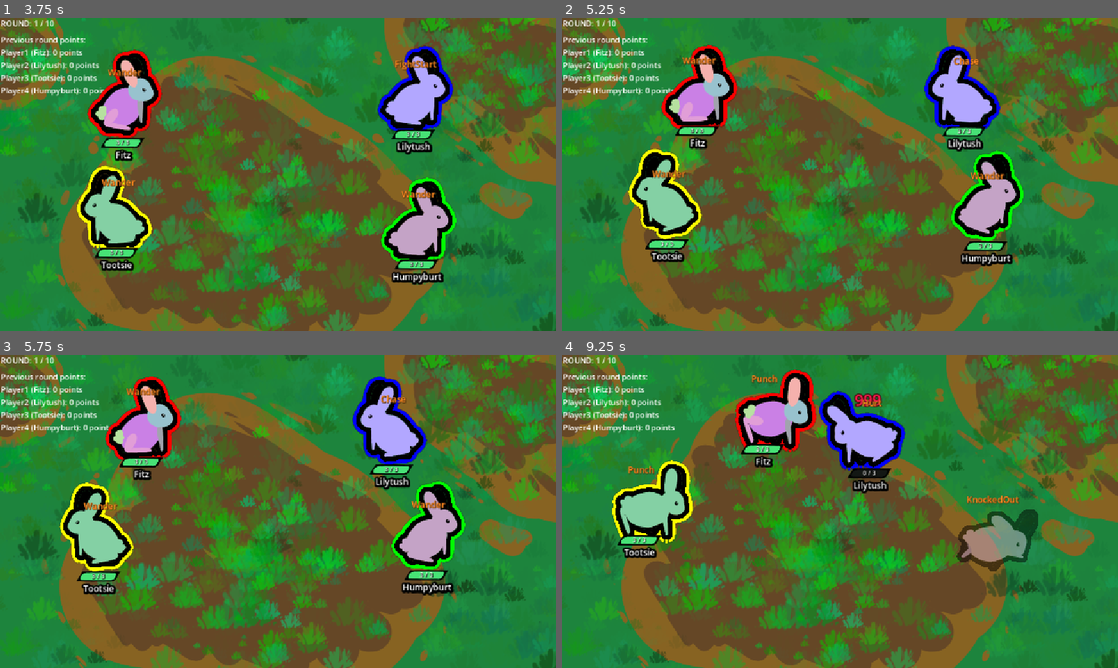
Above: before the commit, frames 1-4 (two rows, left to right).
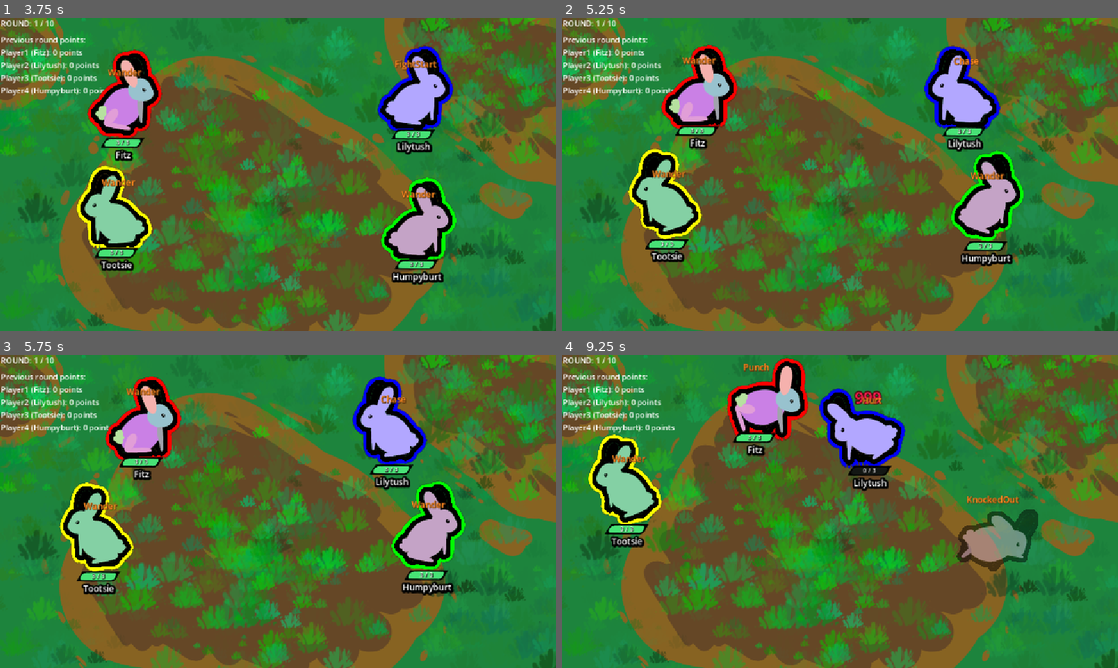
Above: after the commit, the same moments.

Repository: Galitie/tm2
Game: Godot game, scene res://test_scene.tscn
Same seed, same stepped clock (60 frames per second), same inputs: the game is played once before the commit and once after it. Sound files missing from this copy of the repository are replaced by a short silence.
Inputs (mouse positions are in pixels of both pictures, inside the frame that each line leads up to):
- Up to frame 1 (3.75 s): click (72, 68) at 0.52 s; click (72, 68) at 1.27 s; click (72, 68) at 2.02 s; tap Enter (ui_accept) at 2.75, 3.02 s; move the mouse to (400, 158) at 2.77 s; click (400, 158) at 2.92 s; drag from (166, 190) to (122, 115) at 3.52 s
- Up to frame 2 (5.25 s): move the mouse to (895, 105) at 4.27 s; click (895, 105) at 4.42 s; drag from (812, 237) to (650, 118) at 5.02 s
- Up to frame 3 (5.75 s): no input
- Up to frame 4 (9.25 s): move the mouse to (1006, 558) at 5.77 s; click (1006, 558) at 5.92 s; tap Enter (ui_accept) at 6.02, 9.02 s; drag from (673, 464) to (934, 439) at 6.52 s; move the mouse to (867, 511) at 7.27 s; click (867, 511) at 7.42 s; drag from (756, 433) to (628, 524) at 8.02 s; move the mouse to (962, 495) at 8.77 s; click (962, 495) at 8.92 s

Frame 1 is identical in both runs. In frame 2, less than 0.1% of the frame differs, in the area x 65-79%, y 8-42%; in frame 3, 0.2%; in frame 4, 9.1%, in the area x 4-62%, y 0-65%.

Commit message:
futzed with chase and wander again

Diff:
--- a/StateMachine/chase.gd
+++ b/StateMachine/chase.gd
@@ -11,9 +11,17 @@
 var max_accel: float = 5000.0
 
 # --- Side-chase settings ---
-var side_offset: float = 72.0     # how far to the side of the target to aim
-var side_sign: int = 1            # +1 = target's right, -1 = target's left
-var lead_time: float = 0.15       # small predictive lead, optional
+var side_offset: float = 72.0      # lateral offset from target center
+var side_sign: int = 1             # +1 right, -1 left (sticky but can swap)
+var lead_time: float = 0.15
+
+# --- Side selection stability & attack reach ---
+var side_stick_bias: float = 24.0      # other side must be this many px closer to flip
+var side_reselect_cooldown: float = 0.25
+var side_reselect_timer: float = 0.0
+
+var attack_range_scale: float = 1.5        # can attack if within r * scale of target center
+var side_arrive_radius_factor: float = 0.55 # can attack if within this fraction of side_offset
 
 
 func randomize_chase():
@@ -30,48 +38,111 @@
 
 
 func Physics_Update(delta: float) -> void:
-	if target_mon:
-		var predicted = target_mon.global_position + target_mon.velocity * lead_time
-		var forward: Vector2
-		if target_mon.velocity.length() > 1.0:
-			forward = target_mon.velocity.normalized()
-		else:
-			var to_target_now = predicted - monster.global_position
-			if to_target_now.length() > 0.0:
-				forward = to_target_now.normalized()
-			else:
-				forward = Vector2(1, 0)
-
-		var right_vec = forward.orthogonal()
-		side_offset = target_mon.body_collision.shape.radius * 1.25
-		var side_goal = predicted + right_vec * side_offset * side_sign
-		var to_goal = side_goal - monster.global_position
-		var dist = to_goal.length()
-		chase_time -= delta
-		if dist > (target_mon.body_collision.shape.radius * 1.50) and target_mon.current_hp > 0.0 and chase_time > 0.0:
-			var desired_dir = Vector2()
-			if dist > 0.0:
-				desired_dir = to_goal.normalized()
-
-			# Avoidance contribution
-			var avoidance = get_avoidance_vector()
-			if avoidance.length() > 0.0001:
-				desired_dir = (desired_dir + avoidance).normalized()
-
-			var desired_velocity = desired_dir * monster.move_speed
-			var steering = desired_velocity - monster.velocity
-			if steering.length() > max_accel:
-				steering = steering.normalized() * max_accel
-
-			monster.velocity = monster.velocity + steering * delta
-		else:
-			monster.velocity = Vector2()
-			var rand = [1, 2].pick_random()
-			if rand == 1:
-				ChooseNewState.emit("basic_attack")
-				return
-			else:
-				ChooseNewState.emit("charge_attack")
+	if target_mon == null:
+		return
+
+	side_reselect_timer = max(0.0, side_reselect_timer - delta)
+
+	# Predict target and derive forward/right vectors
+	var predicted = target_mon.global_position + target_mon.velocity * lead_time
+	var forward: Vector2
+
+	if target_mon.velocity.length() > 1.0:
+		forward = target_mon.velocity.normalized()
+	else:
+		var to_target_now = predicted - monster.global_position
+		if to_target_now.length() > 0.0:
+			forward = to_target_now.normalized()
+		else:
+			forward = Vector2(1, 0)
+
+	var right_vec = forward.orthogonal()
+
+	# Robust target radius (fallback if body_collision/radius not present)
+	var target_r := 32.0
+	if "body_collision" in target_mon and target_mon.body_collision and "shape" in target_mon.body_collision:
+		if "radius" in target_mon.body_collision.shape:
+			target_r = float(target_mon.body_collision.shape.radius)
+
+	# Dynamic offsets & thresholds
+	side_offset = max(side_offset, target_r * 1.25)
+	var attack_radius = target_r * attack_range_scale
+	var side_arrive_radius = max(8.0, side_offset * side_arrive_radius_factor)
+
+	# Compute both side goals relative to current facing
+	var side_goal_right = predicted + right_vec * side_offset
+	var side_goal_left  = predicted - right_vec * side_offset
+
+	var to_right = side_goal_right - monster.global_position
+	var to_left  = side_goal_left  - monster.global_position
+	var d_right  = to_right.length()
+	var d_left   = to_left.length()
+
+	# --- Attack no matter what side we end up on ---
+	var center_dist = (predicted - monster.global_position).length()
+	var near_either_side = false
+	if d_right <= side_arrive_radius or d_left <= side_arrive_radius:
+		near_either_side = true
+
+	chase_time -= delta
+	var can_keep_chasing = target_mon.current_hp > 0.0 and chase_time > 0.0
+
+	if (center_dist <= attack_radius or near_either_side) and can_keep_chasing:
+		monster.velocity = Vector2.ZERO
+		var rand = [1, 2].pick_random()
+		if rand == 1:
+			ChooseNewState.emit("basic_attack")
+			return
+		else:
+			ChooseNewState.emit("charge_attack")
+			return
+
+	# --- Choose side with hysteresis (prevent flip-flop when target spins) ---
+	if side_reselect_timer == 0.0:
+		var cur_d: float
+		var other_d: float
+		if side_sign >= 0:
+			cur_d = d_right
+			other_d = d_left
+		else:
+			cur_d = d_left
+			other_d = d_right
+
+		if other_d < cur_d - side_stick_bias:
+			side_sign = -side_sign
+			side_reselect_timer = side_reselect_cooldown
+
+	# Pursue current side
+	var side_goal: Vector2
+	if side_sign >= 0:
+		side_goal = side_goal_right
+	else:
+		side_goal = side_goal_left
+
+	var to_goal = side_goal - monster.global_position
+	var dist = to_goal.length()
+
+	if dist > 1.0 and can_keep_chasing:
+		var desired_dir = to_goal.normalized()
+
+		# Avoidance contribution
+		var avoidance = get_avoidance_vector()
+		if avoidance.length() > 0.0001:
+			desired_dir = (desired_dir + avoidance).normalized()
+
+		var desired_velocity = desired_dir * monster.move_speed
+		var steering = desired_velocity - monster.velocity
+		if steering.length() > max_accel:
+			steering = steering.normalized() * max_accel
+
+		monster.velocity += steering * delta
+	else:
+		monster.velocity = Vector2.ZERO
+		var rand2 = [1, 2].pick_random()
+		if rand2 == 1:
+			ChooseNewState.emit("basic_attack")
+		else:
+			ChooseNewState.emit("charge_attack")
 
 
 func select_target():
@@ -108,11 +179,11 @@
 		var d = offset.length()
 		if d > 0.0 and d < avoidance_radius:
 			var weight = (1.0 - (d / avoidance_radius)) * avoidance_strength
-			push_sum = push_sum + offset.normalized() * weight
+			push_sum += offset.normalized() * weight
 
 	if push_sum.length() > 0.0001:
 		return push_sum.normalized()
-	return Vector2()
+	return Vector2.ZERO
 
 
 func get_neighbor_monsters() -> Array[CharacterBody2D]:
--- a/StateMachine/wander.gd
+++ b/StateMachine/wander.gd
@@ -9,10 +9,12 @@
 var avoidance_radius: float = 96.0
 var avoidance_strength: float = 1.0
 var max_accel: float = 5000.0
+var screen_margin: float = 50.0        # start steering back this far from the edges
+var boundary_strength: float = 2.0
 
 func randomize_wander():
 	move_direction = Vector2(randf_range(-1, 1), randf_range(-1, 1)).normalized()
-	wander_time = randf_range(1, 5)
+	wander_time = randf_range(1, 8)
 
 
 func Enter():
@@ -30,17 +32,32 @@
 func Physics_Update(delta: float):
 	if monster:
 		var desired_dir = move_direction
+
+		# Flocking-style avoidance
 		var avoidance = get_avoidance_vector()
+		# New: boundary avoidance
+		var edge_avoid = get_boundary_avoidance_vector()
 
-		if avoidance.length() > 0.0001:
-			desired_dir = (desired_dir + avoidance).normalized()
+		# Blend desired with both avoidance terms
+		if avoidance.length() > 0.0001 or edge_avoid.length() > 0.0001:
+			desired_dir = (desired_dir + avoidance + edge_avoid).normalized()
 
 		var desired_velocity = desired_dir * monster.move_speed
 		var steering = desired_velocity - monster.velocity
 		if steering.length() > max_accel:
 			steering = steering.normalized() * max_accel
 
-		monster.velocity = monster.velocity + steering * delta
+		monster.velocity += steering * delta
+
+		# Optional tiny hard clamp (prevents rare tunneling off-screen on big dt spikes)
+		var rect: Rect2 = monster.get_viewport().get_visible_rect()
+		var next_pos := monster.global_position + monster.velocity * delta
+		var minp := rect.position + Vector2(screen_margin, screen_margin)
+		var maxp := rect.position + rect.size - Vector2(screen_margin, screen_margin)
+		if next_pos.x < minp.x or next_pos.x > maxp.x:
+			monster.velocity.x = 0.0
+		if next_pos.y < minp.y or next_pos.y > maxp.y:
+			monster.velocity.y = 0.0
 
 
 func get_avoidance_vector() -> Vector2:
@@ -69,6 +86,31 @@
 				neighbors.append(other)
 	return neighbors
 
+
+
+func get_boundary_avoidance_vector() -> Vector2:
+	var rect: Rect2 = monster.get_viewport().get_visible_rect()
+	var pos: Vector2 = monster.global_position
+	var force := Vector2.ZERO
+
+	var left  := rect.position.x + screen_margin
+	var right := rect.position.x + rect.size.x - screen_margin
+	var top   := rect.position.y + screen_margin
+	var bottom:= rect.position.y + rect.size.y - screen_margin
+
+	# Push proportionally to how far we’ve crossed into the margin band
+	if pos.x < left:
+		force.x += ((left - pos.x) / screen_margin) * boundary_strength
+	elif pos.x > right:
+		force.x -= ((pos.x - right) / screen_margin) * boundary_strength
+
+	if pos.y < top:
+		force.y += ((top - pos.y) / screen_margin) * boundary_strength
+	elif pos.y > bottom:
+		force.y -= ((pos.y - bottom) / screen_margin) * boundary_strength
+
+	return force
+
 # Don't remove these
 func animation_finished(anim_name: String) -> void:
 	pass
